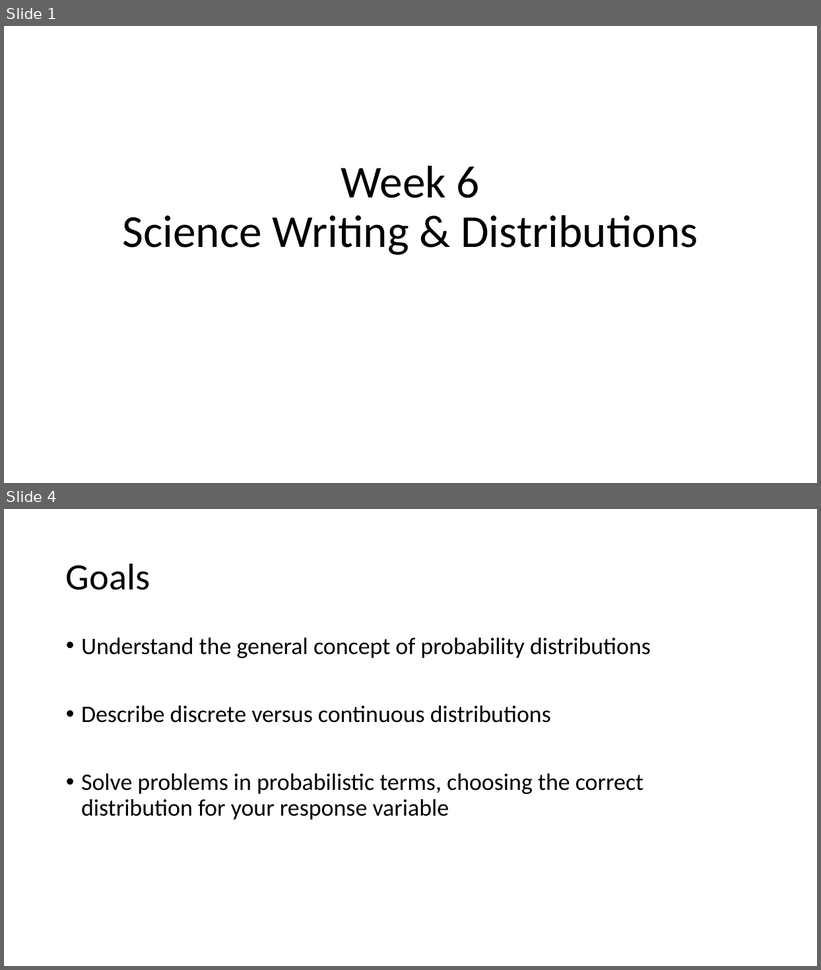
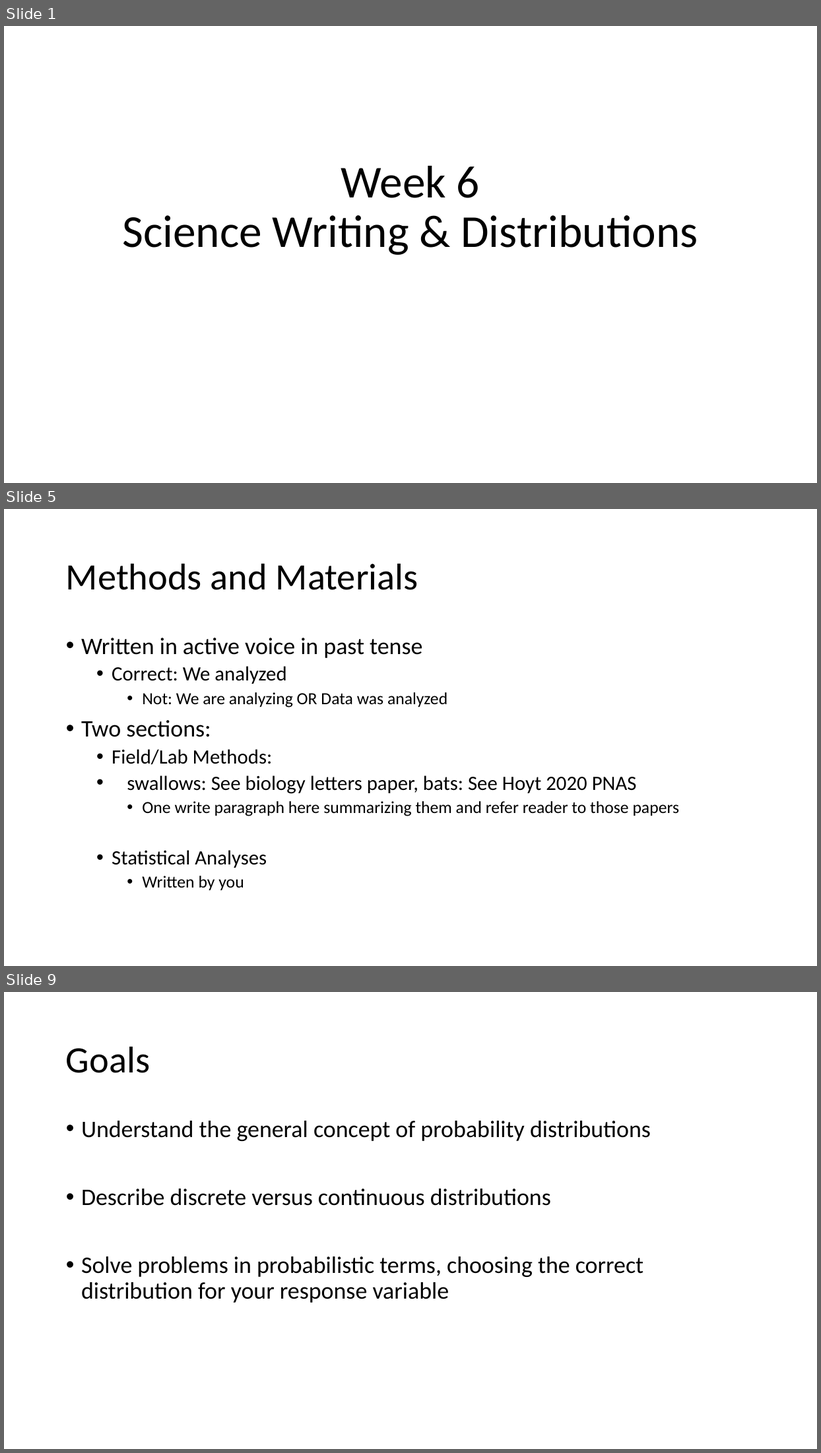
Before and after one commit to DataInvestigations/class_materials, a slide deck: lectures/le10_distributions/le10_distributions.pptx. Shown one above the other, each under a label of ours: slides 1 and 4 before the commit, slides 1, 5 and 9 after it; the slides between them are not shown. The pictures are 821x970 and 821x1453 pixels, drawn with LibreOffice and Linux fonts; fonts in the diff are those of the drawing. Boxes give left, top, right and bottom in pixels: in the first picture for what was removed or moved away, otherwise in the second. Text is boxed around its words. In the diff, an @@ line names an element or a change of style, - is before the commit and + after.

```diff
--- a/lectures/le10_distributions/le10_distributions.pptx
+++ b/lectures/le10_distributions/le10_distributions.pptx
@@ slide 5 added at [4,509,817,966], background #FFFFFF @@
@@ title added at [66,563,418,590], 44 pt, text #000000 @@
+Methods and Materials
@@ text added at [81,638,680,890], 20 pt, text #000000 @@
+• Written in active voice in past tense
+  • Correct: We analyzed
+    • Not: We are analyzing OR Data was analyzed
+• Two sections:
+  • Field/Lab Methods:
+  • swallows: See biology letters paper, bats: See Hoyt 2020 PNAS
+    • One write paragraph here summarizing them and refer reader to those papers
+  • Statistical Analyses
+    • Written by you
@@ what was slide 4 is now slide 9 @@
```
Also in this commit, not shown: 7 slides changed, 4 other slides added, 4 other files.
